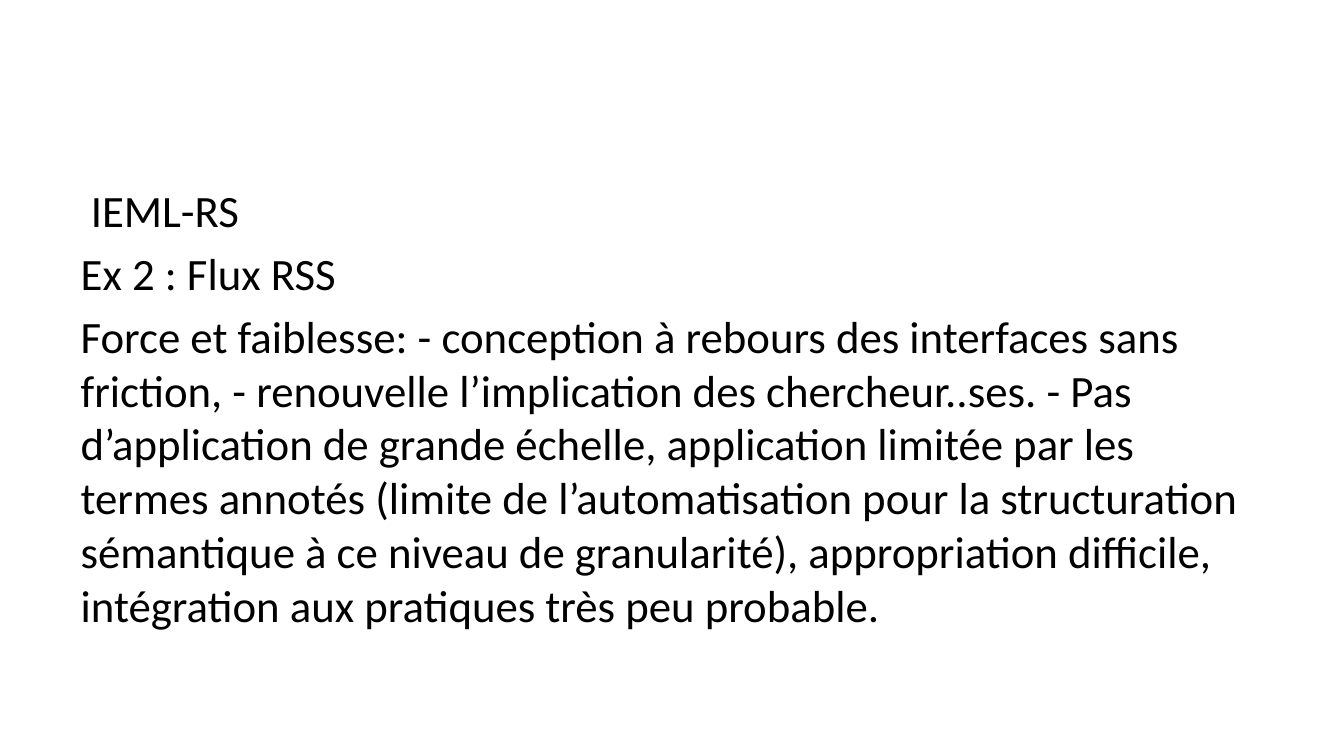
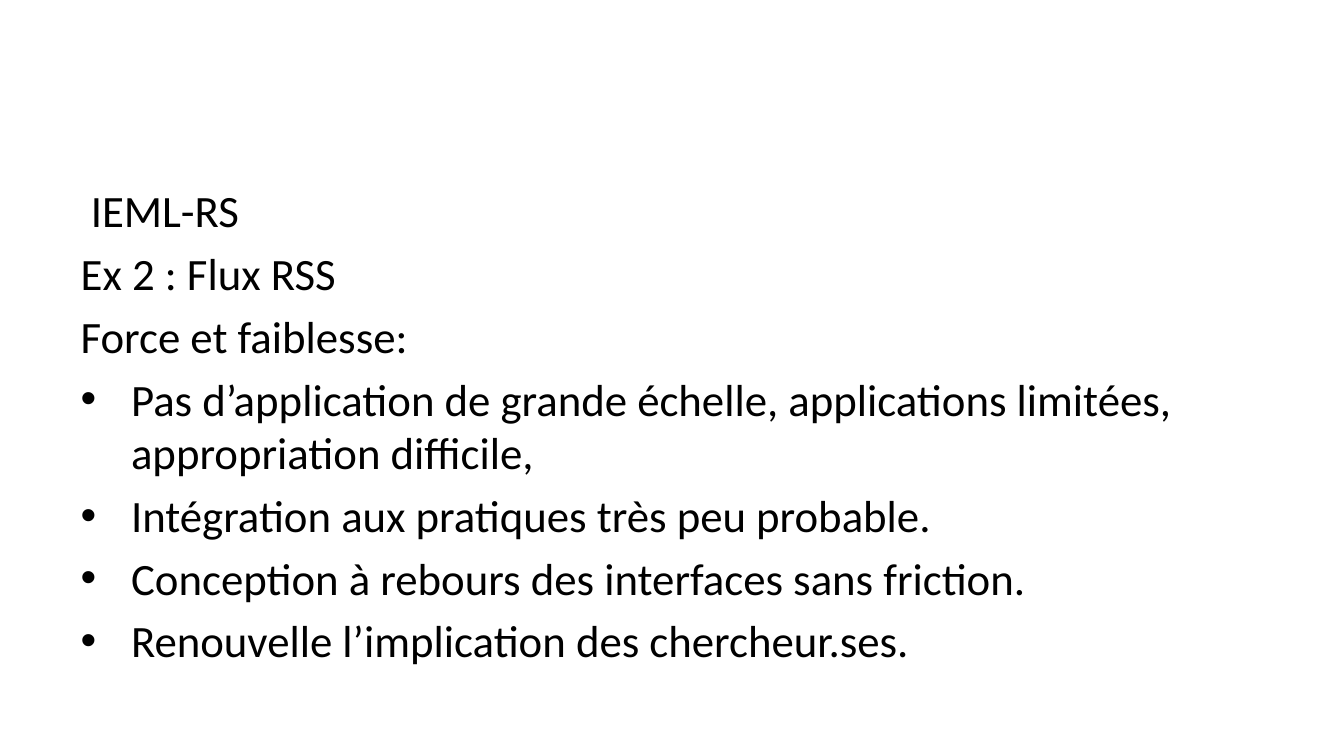
Before and after one commit to alexiaschn/blog, a slide deck: slide 17 of docs/slides/26-11-11_erudit.pptx. Drawn at 1344x756 pixels with LibreOffice and Linux fonts; fonts in the diff are those of the drawing. Boxes give left, top, right and bottom in pixels: in the first picture for what was removed or moved away, otherwise in the second. Text is boxed around its words. In the diff, an @@ line names an element or a change of style, - is before the commit and + after.

```diff
--- a/docs/slides/26-11-11_erudit.pptx
+++ b/docs/slides/26-11-11_erudit.pptx
@@ text at <box>81,322,1171,665</box>: text changed @@
-Force et faiblesse: - conception à rebours des interfaces sans friction, - renouvelle l’implication des chercheur..ses. - Pas d’application de grande échelle, application limitée par les termes annotés (limite de l’automatisation pour la structuration sémantique à ce niveau de granularité), appropriation difficile, intégration aux pratiques très peu probable.
+Force et faiblesse:
+• Pas d’application de grande échelle, applications limitées, appropriation difficile,
+• Intégration aux pratiques très peu probable.
+• Conception à rebours des interfaces sans friction.
+• Renouvelle l’implication des chercheur.ses.
```
Also in this commit, not shown: 8 other slides changed, 3 slides added, 2 slides removed, 8 other files.
